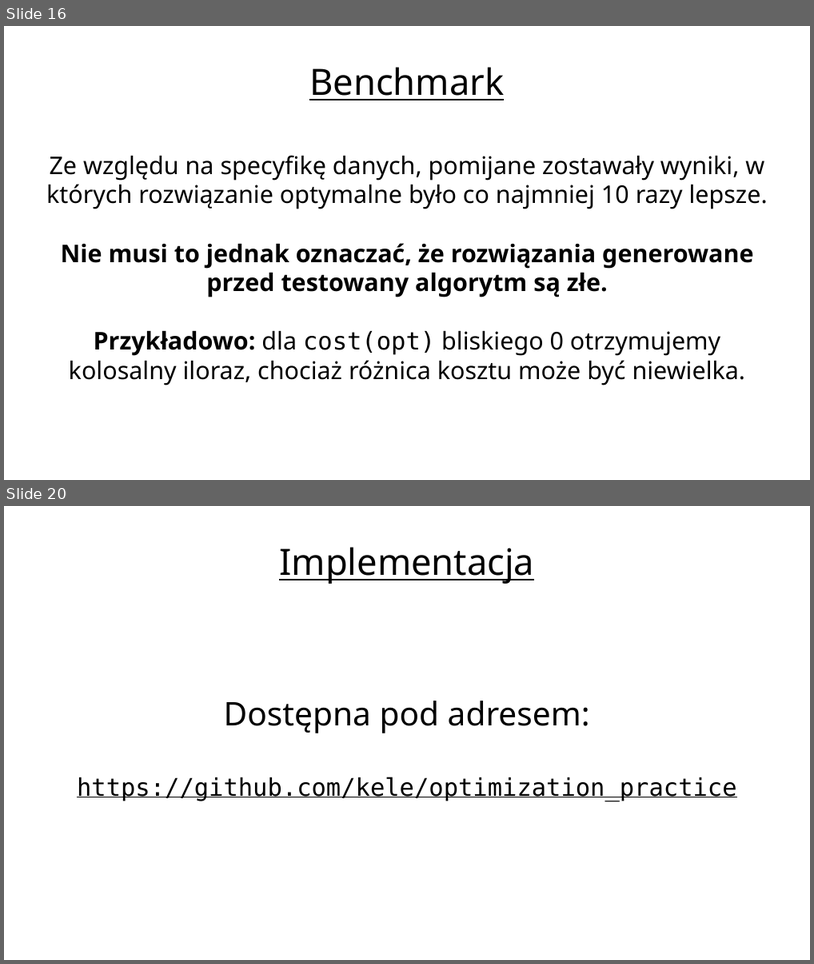
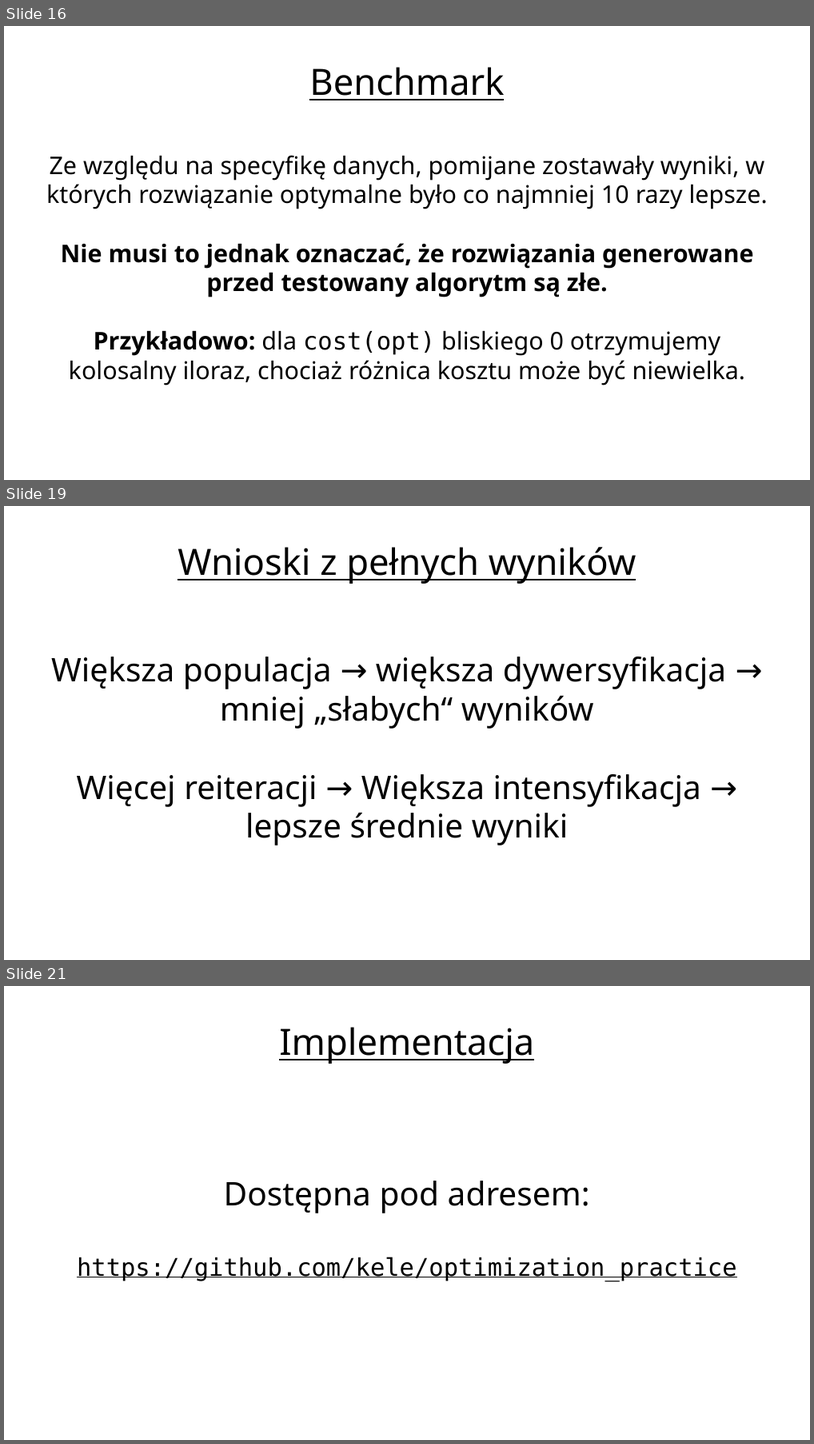
Before and after one commit to kele/metaheur_population_based, a slide deck: pres.odp. Shown one above the other, each under a label of ours: slides 16 and 20 before the commit, slides 16, 19 and 21 after it; the slides between them are not shown. The pictures are 814x964 and 814x1444 pixels, drawn with LibreOffice and Linux fonts; fonts in the diff are those of the drawing; background and template pictures are left out. Boxes give left, top, right and bottom in pixels: in the first picture for what was removed or moved away, otherwise in the second. Text is boxed around its words. In the diff, an @@ line names an element or a change of style, - is before the commit and + after.

```diff
--- a/pres.odp
+++ b/pres.odp
@@ slide 19 added at (x1=4, y1=506, x2=810, y2=960), background picture (left out) @@
@@ title added at (x1=178, y1=547, x2=637, y2=584), 35.7 pt, text #000000, underline @@
+Wnioski z pełnych wyników
@@ subtitle added at (x1=51, y1=656, x2=726, y2=845), 32 pt, text #000000 @@
+Większa populacja → większa dywersyfikacja → mniej „słabych“ wyników
+Więcej reiteracji → Większa intensyfikacja → lepsze średnie wyniki
@@ what was slide 20 is now slide 21 @@
```
Also in this commit, not shown: 1 slide changed, 2 other slides added, 2 slides removed.
